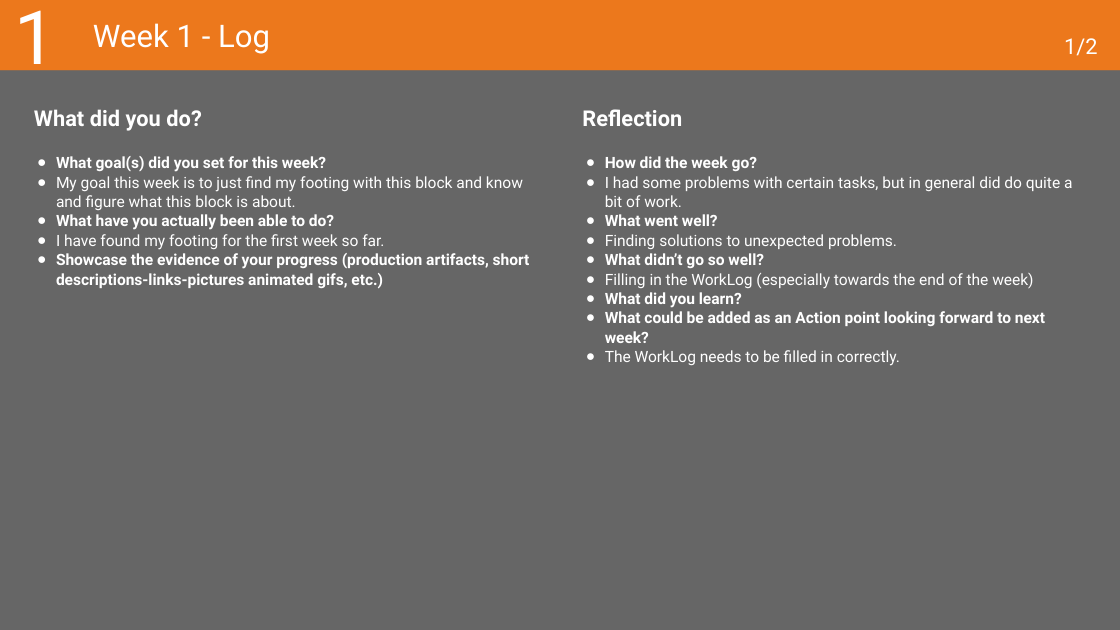
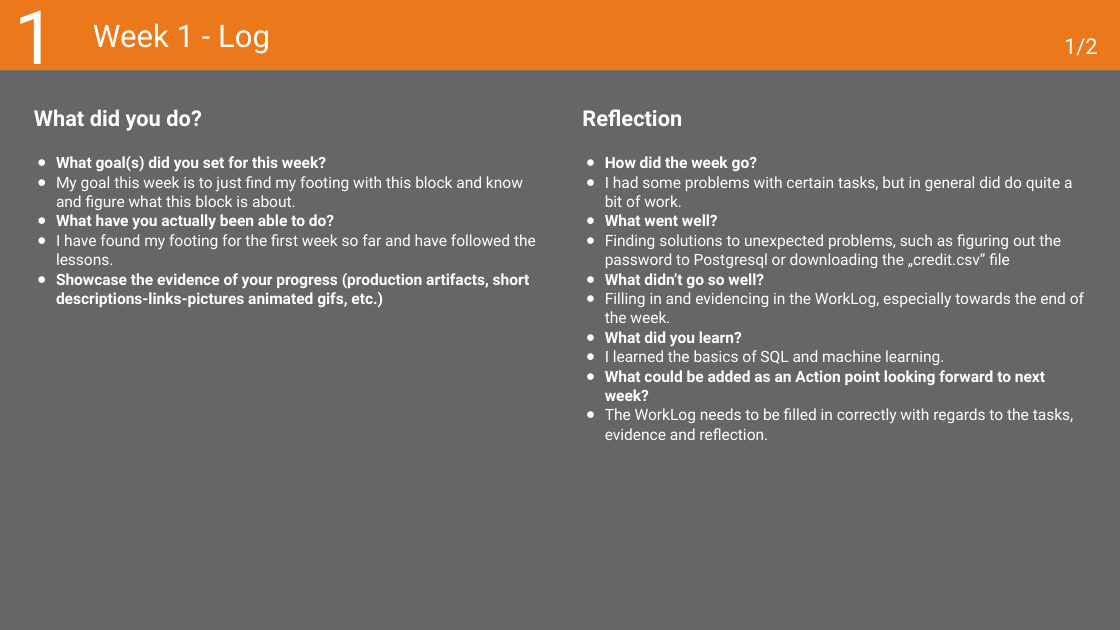
Before and after one commit to MaksBurchard240894/HFG7, a slide deck: slide 9 of Deliverables/Learning Log - Y1B-2024-25_ADSAI.pptx. Drawn at 1120x630 pixels with LibreOffice and Linux fonts; fonts in the diff are those of the drawing. Boxes give left, top, right and bottom in pixels: in the first picture for what was removed or moved away, otherwise in the second. Text is boxed around its words. In the diff, an @@ line names an element or a change of style, - is before the commit and + after.

```diff
--- a/Deliverables/Learning Log - Y1B-2024-25_ADSAI.pptx
+++ b/Deliverables/Learning Log - Y1B-2024-25_ADSAI.pptx
@@ text at (56,234,536,265): text changed @@
-● I have found my footing for the first week so far.
+● I have found my footing for the first week so far and have followed the lessons.
@@ text at (605,234,1061,268): text changed @@
-● Finding solutions to unexpected problems.
+● Finding solutions to unexpected problems, such as figuring out the password to Postgresql or downloading the „credit.csv” file
@@ text at (605,292,1084,323): text changed @@
-● Filling in the WorkLog (especially towards the end of the week)
+● Filling in and evidencing in the WorkLog, especially towards the end of the week.
@@ text at (605,350,944,365): paragraph added @@
+● I learned the basics of SQL and machine learning.
@@ text at (605,408,1073,440): text changed @@
-● The WorkLog needs to be filled in correctly.
+● The WorkLog needs to be filled in correctly with regards to the tasks, evidence and reflection.
```
Also in this commit, not shown: 1 other slide changed, 3 other files.
